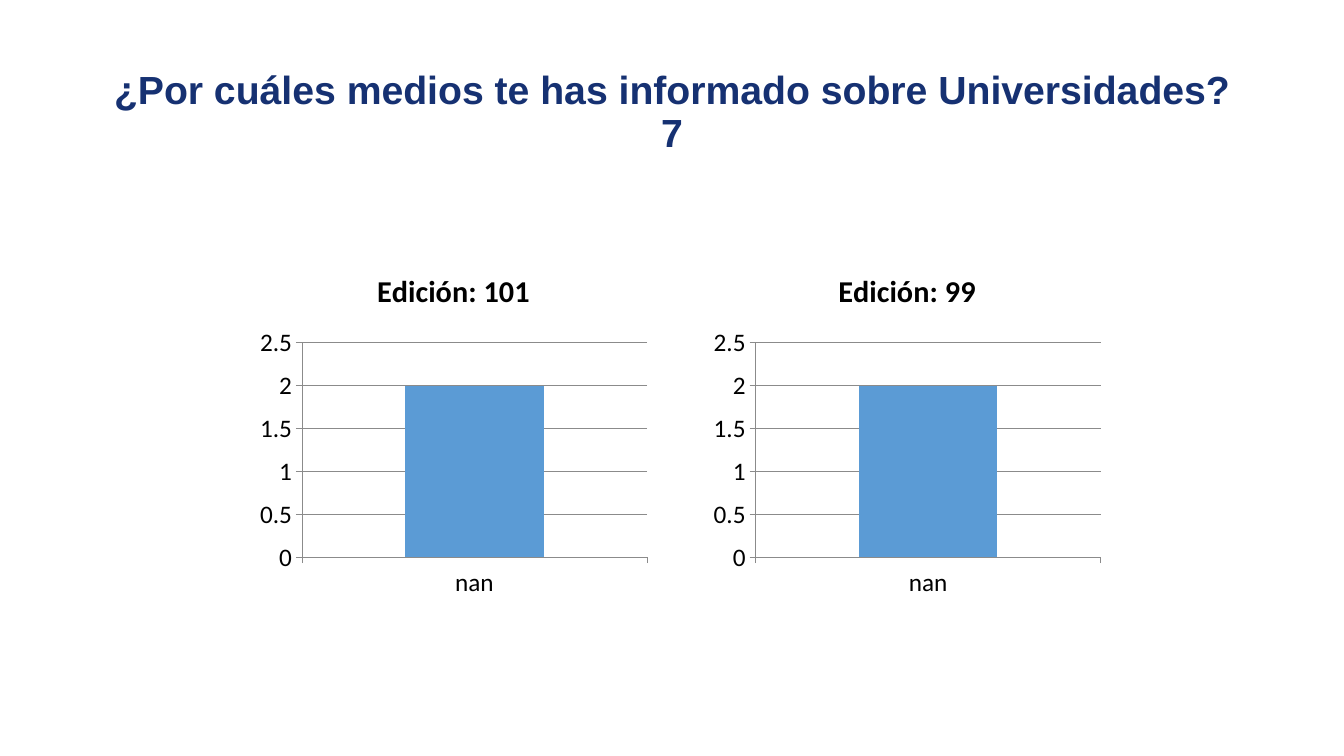
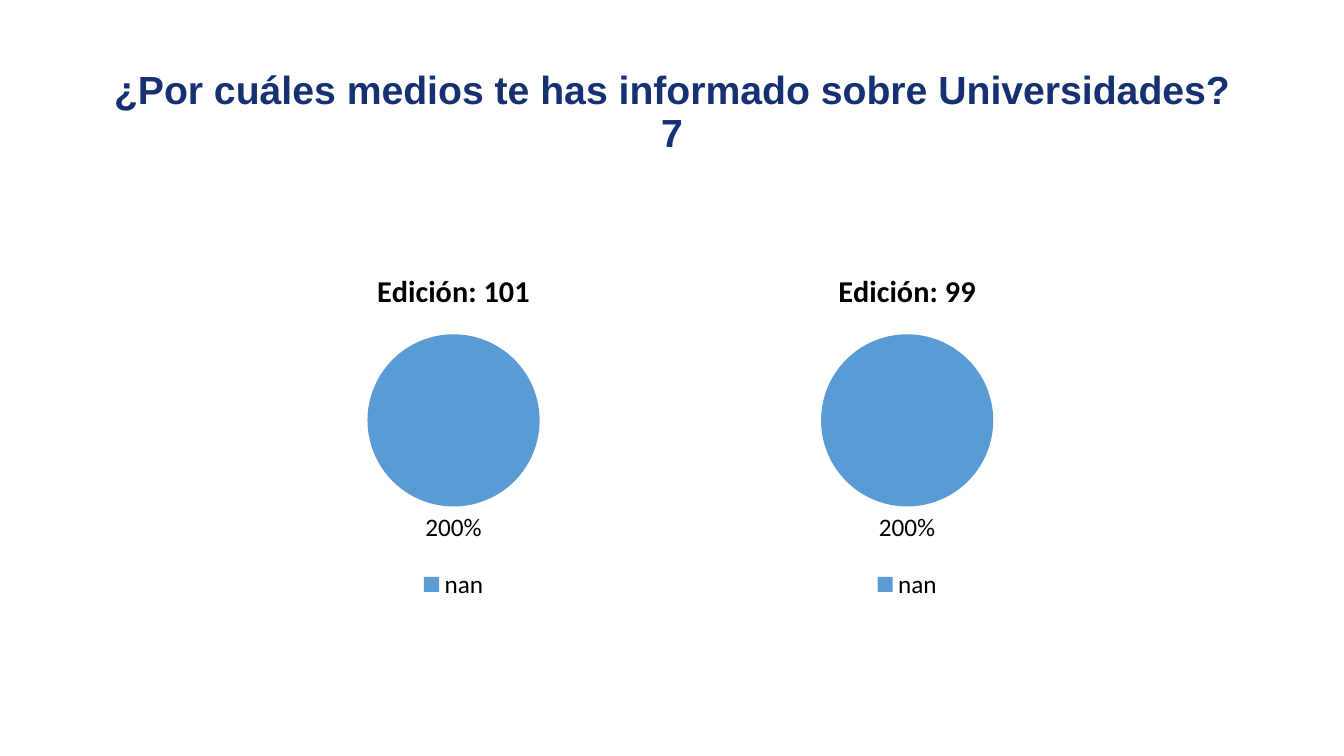
Before and after one commit to david-monroy/sistema-aid, a slide deck: slide 2 of sistemaaid/backend/ia/presentaciones/pruebapresentaciones.pptx (slide 3 before the commit). Drawn at 1344x756 pixels with LibreOffice and Linux fonts; fonts in the diff are those of the drawing. Boxes give left, top, right and bottom in pixels: in the first picture for what was removed or moved away, otherwise in the second. Text is boxed around its words. In the diff, an @@ line names an element or a change of style, - is before the commit and + after.

```diff
--- a/sistemaaid/backend/ia/presentaciones/pruebapresentaciones.pptx
+++ b/sistemaaid/backend/ia/presentaciones/pruebapresentaciones.pptx
@@ column chart at bbox=[252, 252, 655, 605] @@
@@ column chart to pie chart @@
@@ data labels of Edición: 101 added @@
@@ colours of single points changed @@
@@ legend changed @@
@@ category axis changed @@
@@ value axis changed @@
@@ column chart at bbox=[706, 252, 1109, 605] @@
@@ column chart to pie chart @@
@@ data labels of Edición: 99 added @@
@@ colours of single points changed @@
@@ legend changed @@
@@ category axis changed @@
@@ value axis changed @@
```
Also in this commit, not shown: 4 other slides changed, 1 slide added, 1 other file.
